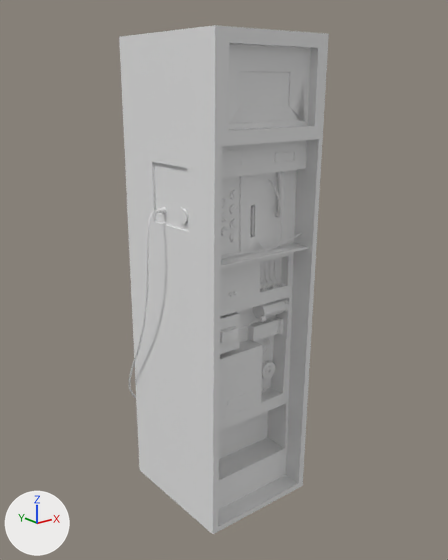
What one commit did to the FBX model Blender/submarine/oxy_gen/oxy_gen.fbx.
Rendered twice from a 50 mm lens placed at (-1.455, 0.153, 1.645), pointed at (0.002, 1.974, 0.917). Arrows for +X, +Y and +Z are at lower left; the lights stay in place.
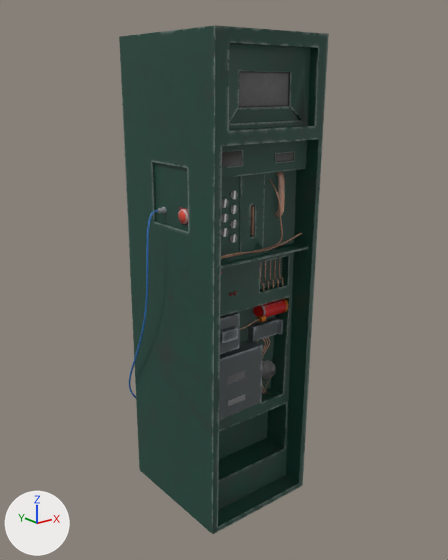
The newer file is also turned or shifted as a whole; pictures and numbers use the older file's frame.

Changed parts and their boxes [x1, y1, x2, y2] in the pictures (448 x 560 px):
'Cylinder.001', recoloured (grey to green)
    both: [119, 25, 329, 534]

Edits to the bpy script that builds the scene:
```text
Add img_oxy_gen_defaultmaterial_basecolor_png:
    img_oxy_gen_defaultmaterial_basecolor_png = load_image('oxy_gen_DefaultMaterial_BaseColor.png', 'oxy_gen_DefaultMaterial_BaseColor.png', 2048, 2048, 'sRGB')
Add mat_material:
    mat_material = principled_material('Material')
    mat_material.texture = img_oxy_gen_defaultmaterial_basecolor_png
Change me_cylinder_001:
    where me_cylinder_001.from_pydata(...)  # 10190 vertices, 9855 faces; spans x -0.32..0.24, y -0.3..0.3, z 0.0..1.81
    add me_cylinder_001.materials.append(mat_material)  # picture img_oxy_gen_defaultmaterial_basecolor_png
```
